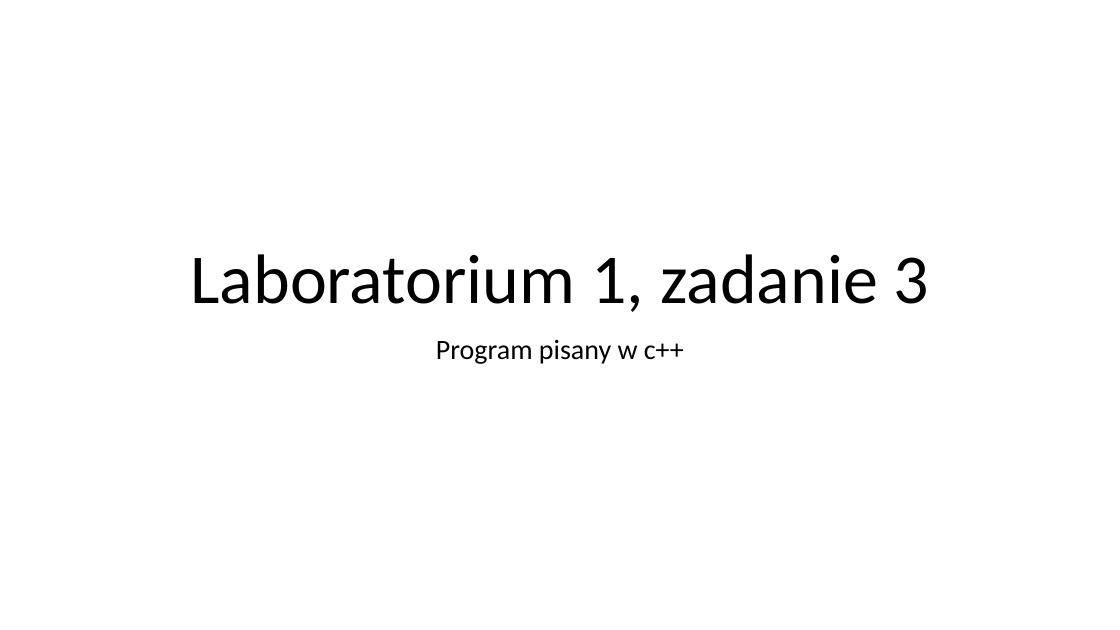
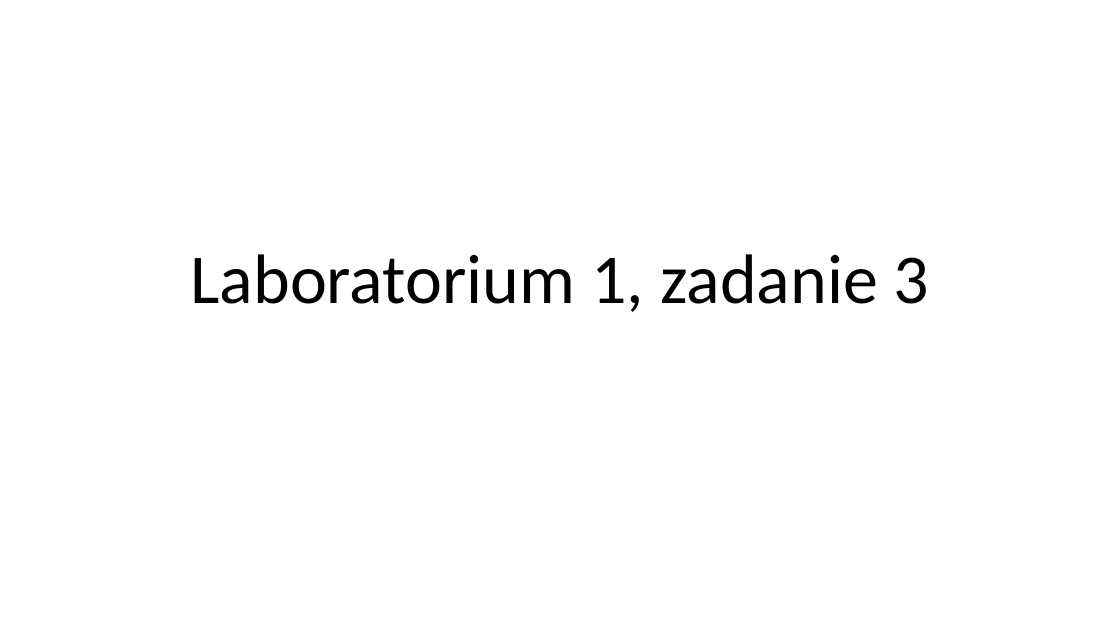
Before and after one commit to NiEkOKsU/Computation_Methods_for_Science_and_Technology, a slide deck: slide 1 of lab1/Laboratorium 1, zadanie 3.pptx. Drawn at 1120x630 pixels with LibreOffice and Linux fonts; fonts in the diff are those of the drawing. Boxes give left, top, right and bottom in pixels: in the first picture for what was removed or moved away, otherwise in the second. Text is boxed around its words. In the diff, an @@ line names an element or a change of style, - is before the commit and + after.

```diff
--- a/lab1/Laboratorium 1, zadanie 3.pptx
+++ b/lab1/Laboratorium 1, zadanie 3.pptx
@@ subtitle removed at [436, 339, 684, 364] @@
-Program pisany w c++
```
Also in this commit, not shown: 1 other slide changed, 1 slide added, 1 slide removed, 22 other files.
